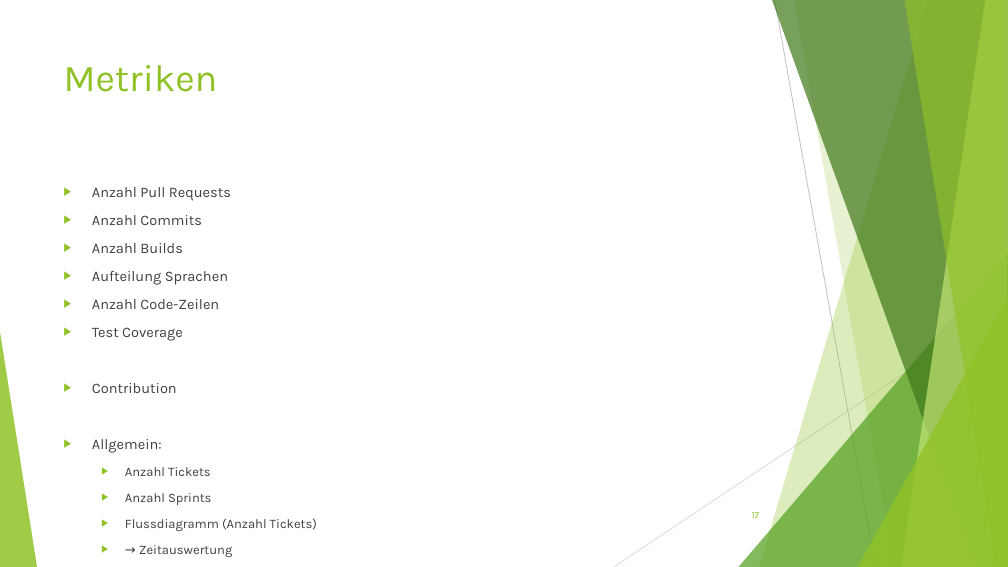
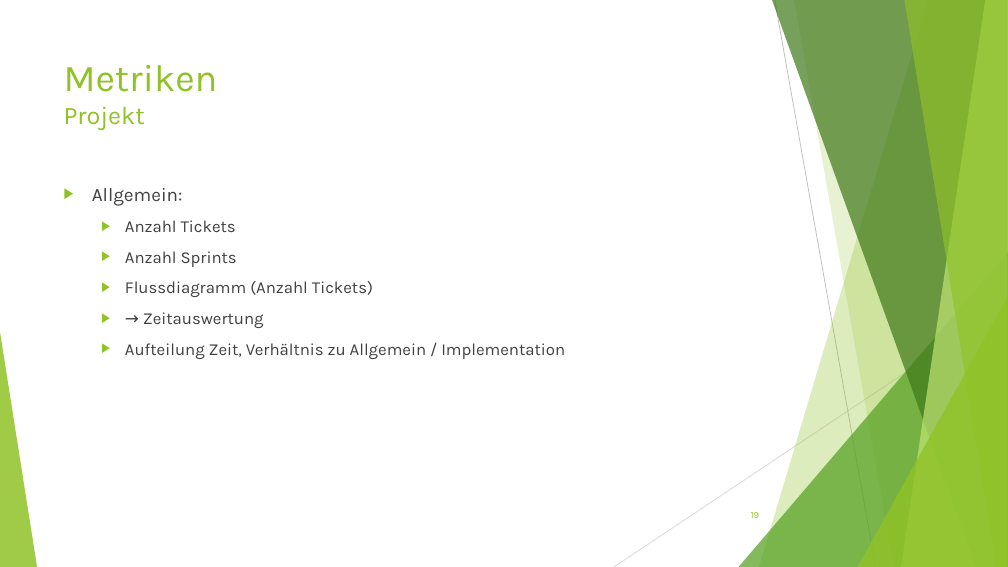
Before and after one commit to BirbsOfPrey/RecipeManager-Project, a slide deck: slide 19 of Präsentation/RecipeManager_Präsentation.pptx (slide 17 before the commit). Drawn at 1008x567 pixels with LibreOffice and Linux fonts; fonts in the diff are those of the drawing. Boxes give left, top, right and bottom in pixels: in the first picture for what was removed or moved away, otherwise in the second. Text is boxed around its words. In the diff, an @@ line names an element or a change of style, - is before the commit and + after.

```diff
--- a/Präsentation/RecipeManager_Präsentation.pptx
+++ b/Präsentation/RecipeManager_Präsentation.pptx
@@ title at (64,65,218,130): text changed @@
-Metriken
+Metriken
+Projekt
@@ text "Allgemein:" at (92,188,565,359): size 13.9 to 18 pt in "Allgemein:"; size 12.4 to 16 pt @@
@@ text at (92,187,231,393): paragraphs removed @@
-▶ Anzahl Pull Requests
-▶ Anzahl Commits
-▶ Anzahl Builds
-▶ Aufteilung Sprachen
-▶ Anzahl Code-Zeilen
-▶ Test Coverage
-▶ Contribution
```
Also in this commit, not shown: 1 other slide changed, 2 slides added, 6 other files.
